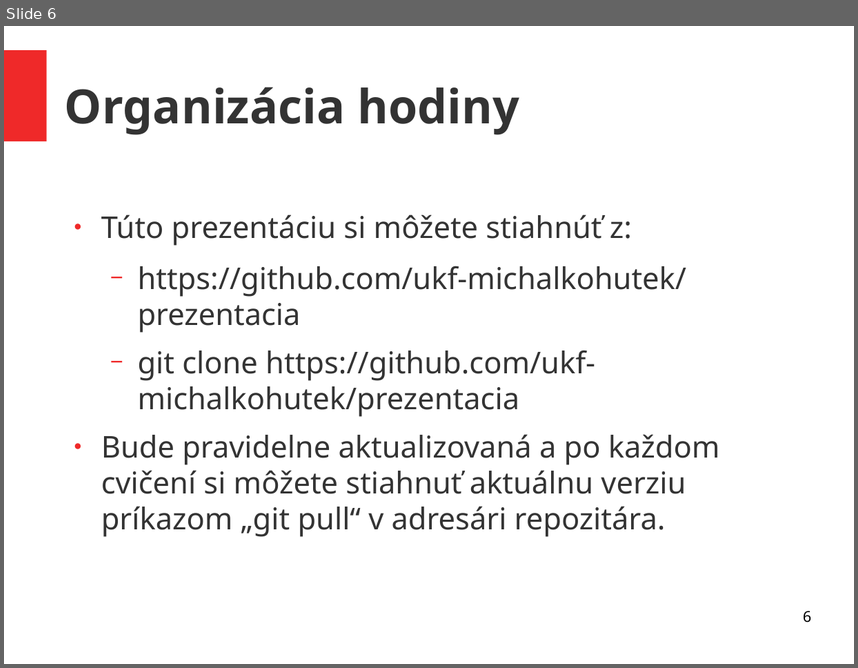
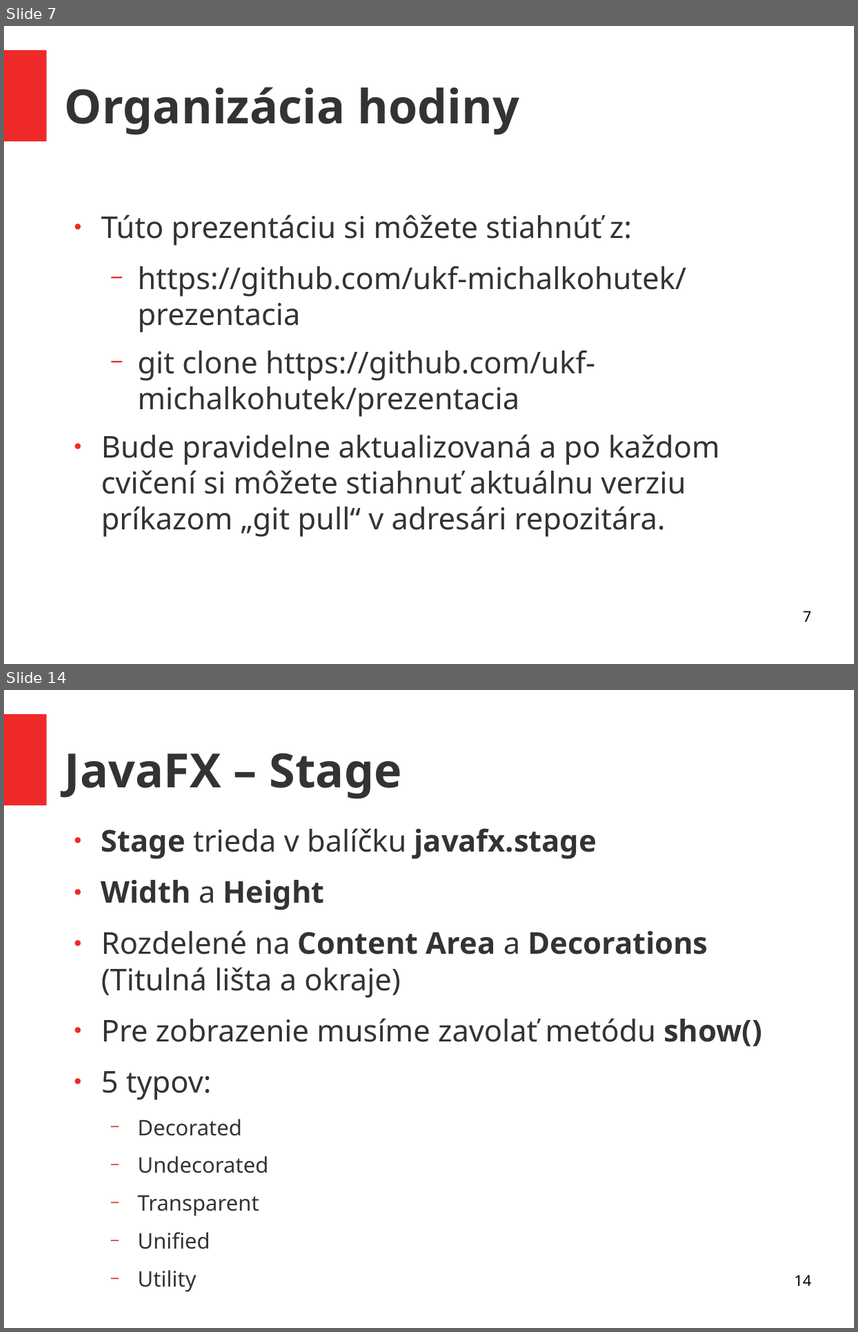
Before and after one commit to ukf-michalkohutek/prezentacia, a slide deck: seminar2.odp. Shown one above the other, each under a label of ours: slide 6 before the commit, slides 7 and 14 after it; the slides between them are not shown. The pictures are 858x668 and 858x1332 pixels, drawn with LibreOffice and Linux fonts; fonts in the diff are those of the drawing. Boxes give left, top, right and bottom in pixels: in the first picture for what was removed or moved away, otherwise in the second. Text is boxed around its words. In the diff, an @@ line names an element or a change of style, - is before the commit and + after.

```diff
--- a/seminar2.odp
+++ b/seminar2.odp
@@ slide 14 added at (4,690,854,1328), background #FFFFFF; not listed: 1 template element that a slide beside it also shows @@
@@ title added at (65,753,402,799), 44 pt, text #333333, bold @@
+JavaFX – Stage
@@ text added at (101,828,762,1173), 28 pt, text #333333 @@
+● Stage trieda v balíčku javafx.stage
+● Width a Height
+● Rozdelené na Content Area a Decorations (Titulná lišta a okraje)
+● Pre zobrazenie musíme zavolať metódu show()
+● 5 typov:
+  − Decorated
+  − Undecorated
+  − Transparent
+  − Unified
+  − Utility
@@ page number added at (794,1274,811,1285), 14 pt, text #000000 @@
+14
@@ what was slide 6 is now slide 7 @@
@@ page number at (803,610,811,621): text changed @@
-6
+7
```
Also in this commit, not shown: 1 slide changed, 17 other slides added, 1 other file.
